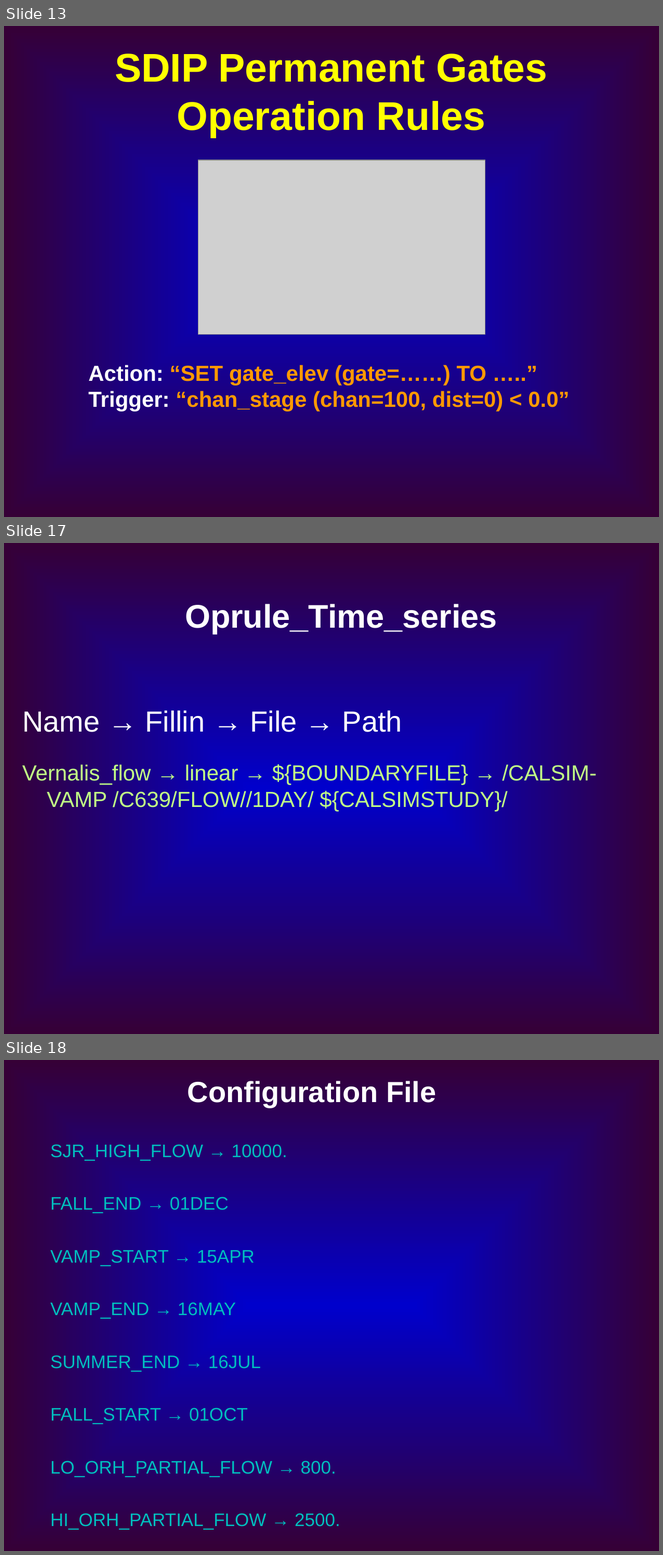
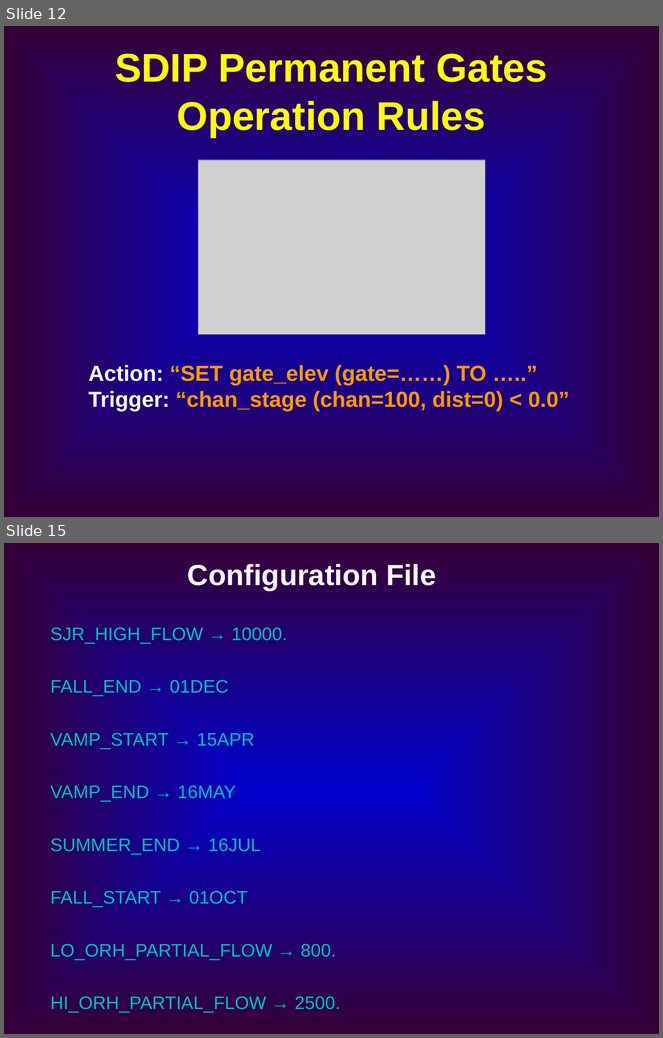
Before and after one commit to CADWRDeltaModeling/dsm2, a slide deck: dsm2/presentations/DSM2 Operting Rule.ppt. Shown one above the other, each under a label of ours: slides 13, 17 and 18 before the commit, slides 12 and 15 after it; the slides between them are not shown. The pictures are 663x1555 and 663x1038 pixels, drawn with LibreOffice and Linux fonts; fonts in the diff are those of the drawing; grey boxes stand for pictures. Boxes give left, top, right and bottom in pixels: in the first picture for what was removed or moved away, otherwise in the second. Text is boxed around its words. In the diff, an @@ line names an element or a change of style, - is before the commit and + after.

```diff
--- a/dsm2/presentations/DSM2 Operting Rule.ppt
+++ b/dsm2/presentations/DSM2 Operting Rule.ppt
@@ slide 17 removed at [4, 543, 659, 1034], background gradient #0000CC to #360036 @@
@@ text removed at [185, 604, 497, 634] @@
-Oprule_Time_series
@@ text removed at [22, 710, 597, 811] @@
-Name → Fillin → File → Path
-Vernalis_flow → linear → ${BOUNDARYFILE} → /CALSIM-VAMP /C639/FLOW//1DAY/ ${CALSIMSTUDY}/
@@ what was slide 13 is now slide 12 @@
@@ what was slide 18 is now slide 15 @@
```
Also in this commit, not shown: 3 slides changed, 2 other slides removed.
